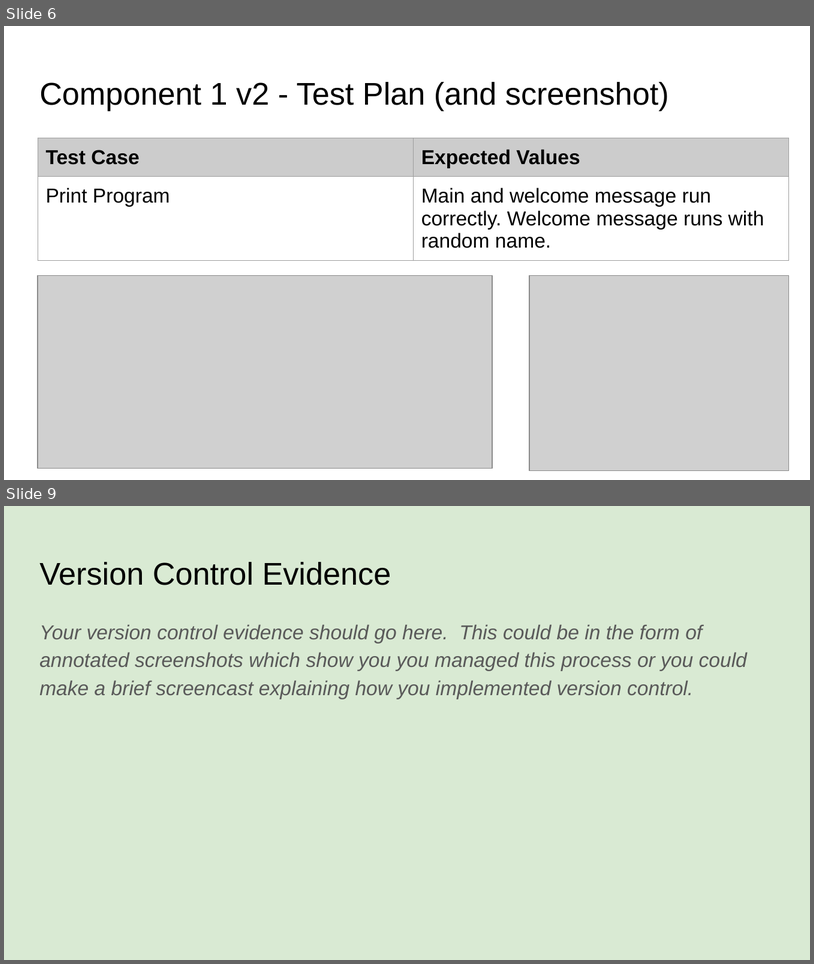
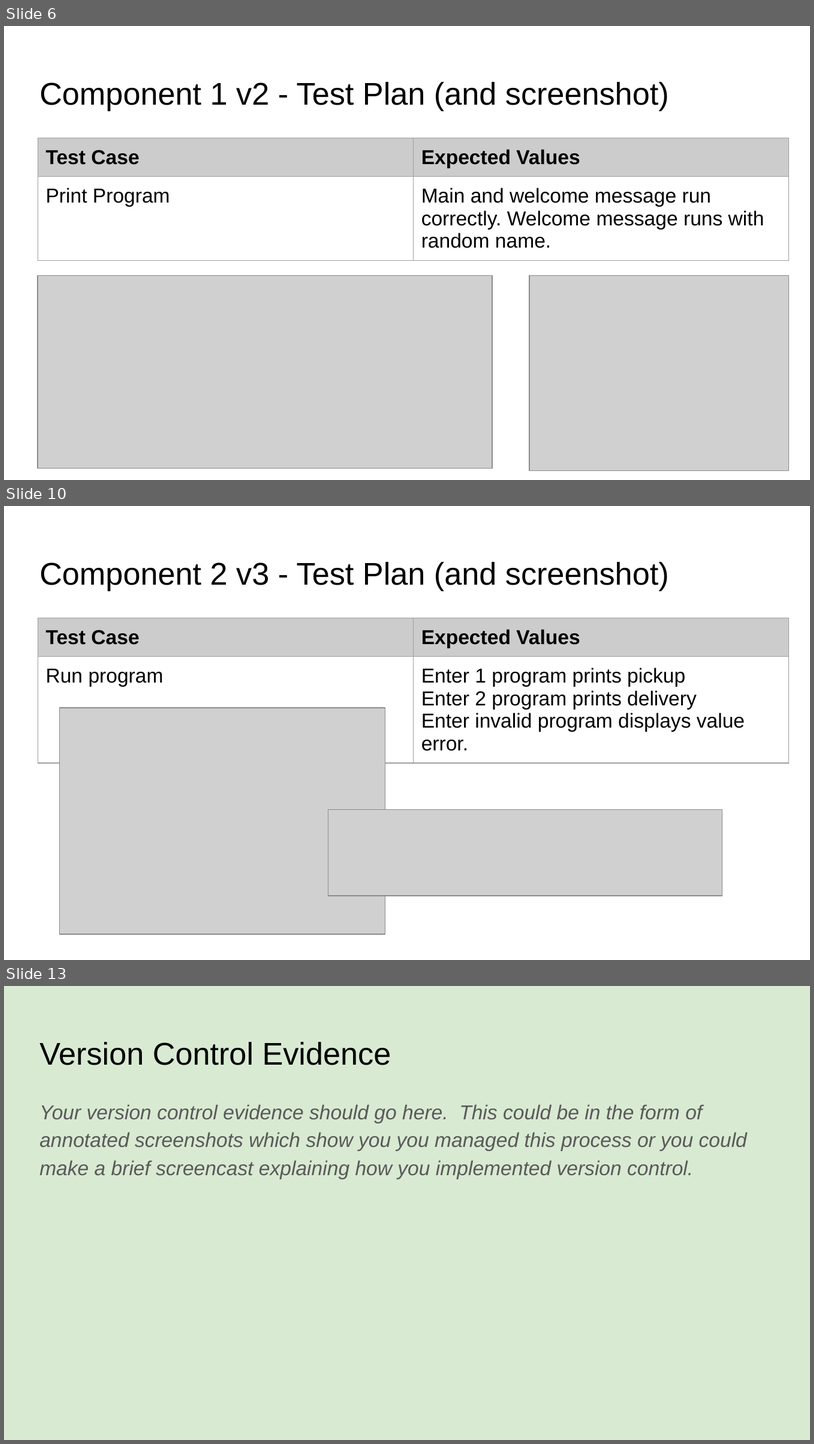
Before and after one commit to xkiio/desktop-tutorial, a slide deck: 022_91893+_+91897+Documentation.pptx. Shown one above the other, each under a label of ours: slides 6 and 9 before the commit, slides 6, 10 and 13 after it; the slides between them are not shown. The pictures are 814x964 and 814x1444 pixels, drawn with LibreOffice and Linux fonts; fonts in the diff are those of the drawing; grey boxes stand for pictures. Boxes give left, top, right and bottom in pixels: in the first picture for what was removed or moved away, otherwise in the second. Text is boxed around its words. In the diff, an @@ line names an element or a change of style, - is before the commit and + after.

Commit message:
Created pickup or delivery menu
Created different versions of menu refining it in version 4.

```diff
--- a/022_91893+_+91897+Documentation.pptx
+++ b/022_91893+_+91897+Documentation.pptx
@@ slide 10 added at [4,506,810,960], background #FFFFFF @@
@@ title added at [39,562,669,591], 28 pt, text #000000 @@
+Component 2 v3 - Test Plan (and screenshot)
@@ table added at [38,618,789,771], 2 rows, 2 columns @@
+Test Case | Expected Values
+Run program | Enter 1 program prints pickup / Enter 2 program prints delivery / Enter invalid program displays value error.
@@ picture added at [60,708,386,934] @@
@@ picture added at [328,809,723,895] @@
@@ what was slide 9 is now slide 13 @@
```
Also in this commit, not shown: 2 slides changed, 3 other slides added, 3 other files.
